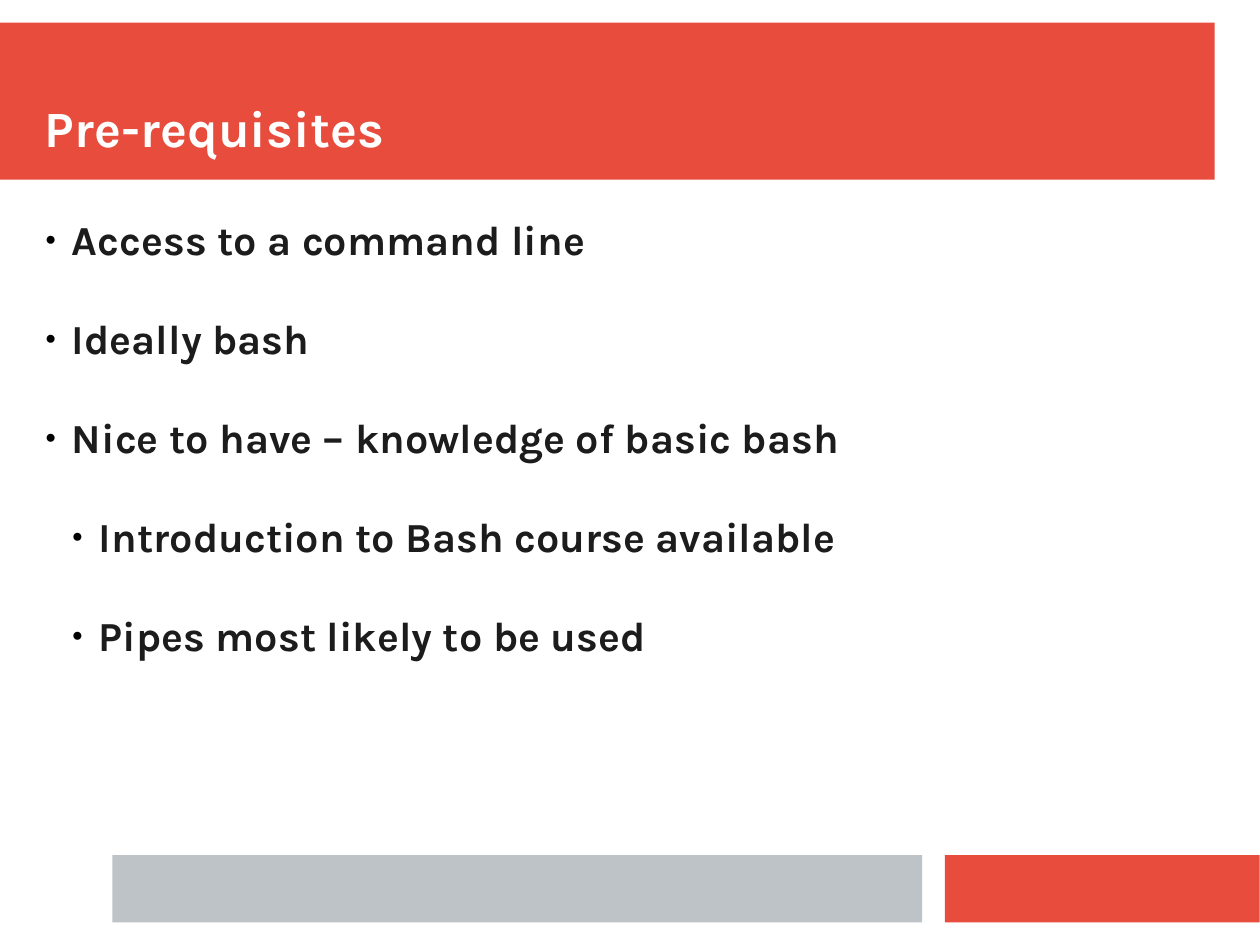
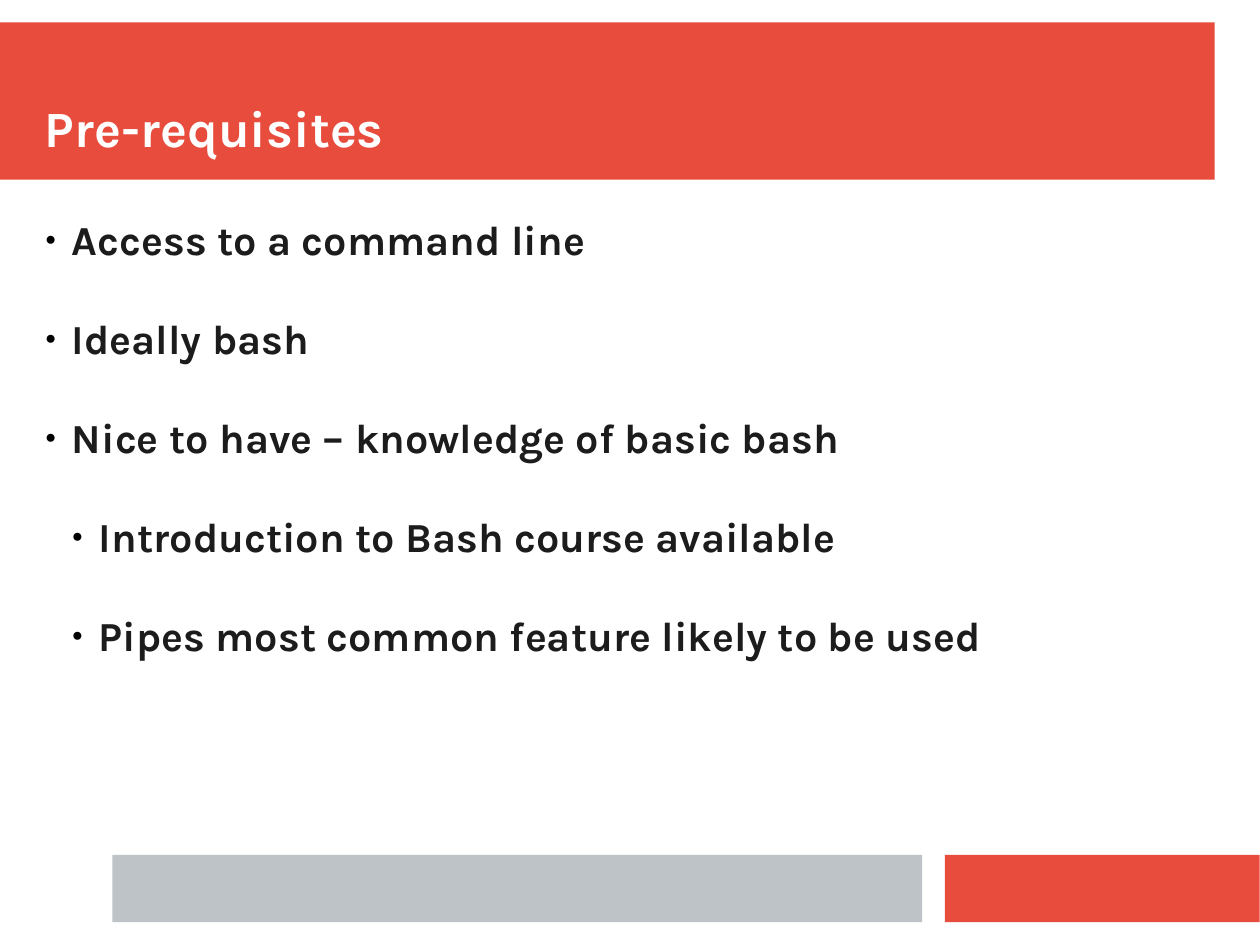
Before and after one commit to ianmiell/introduction-to-the-command-line, a slide deck: slide 3 of slides/introduction_to_the_command_line.pptx. Drawn at 1260x945 pixels with LibreOffice and Linux fonts; fonts in the diff are those of the drawing. Boxes give left, top, right and bottom in pixels: in the first picture for what was removed or moved away, otherwise in the second. Text is boxed around its words. In the diff, an @@ line names an element or a change of style, - is before the commit and + after.

```diff
--- a/slides/introduction_to_the_command_line.pptx
+++ b/slides/introduction_to_the_command_line.pptx
@@ text at box(99, 621, 981, 662): text changed @@
-  ● Pipes most likely to be used
+  ● Pipes most common feature likely to be used
```
Also in this commit, not shown: 3 other slides changed, 17 slides added, 1 slide removed.
